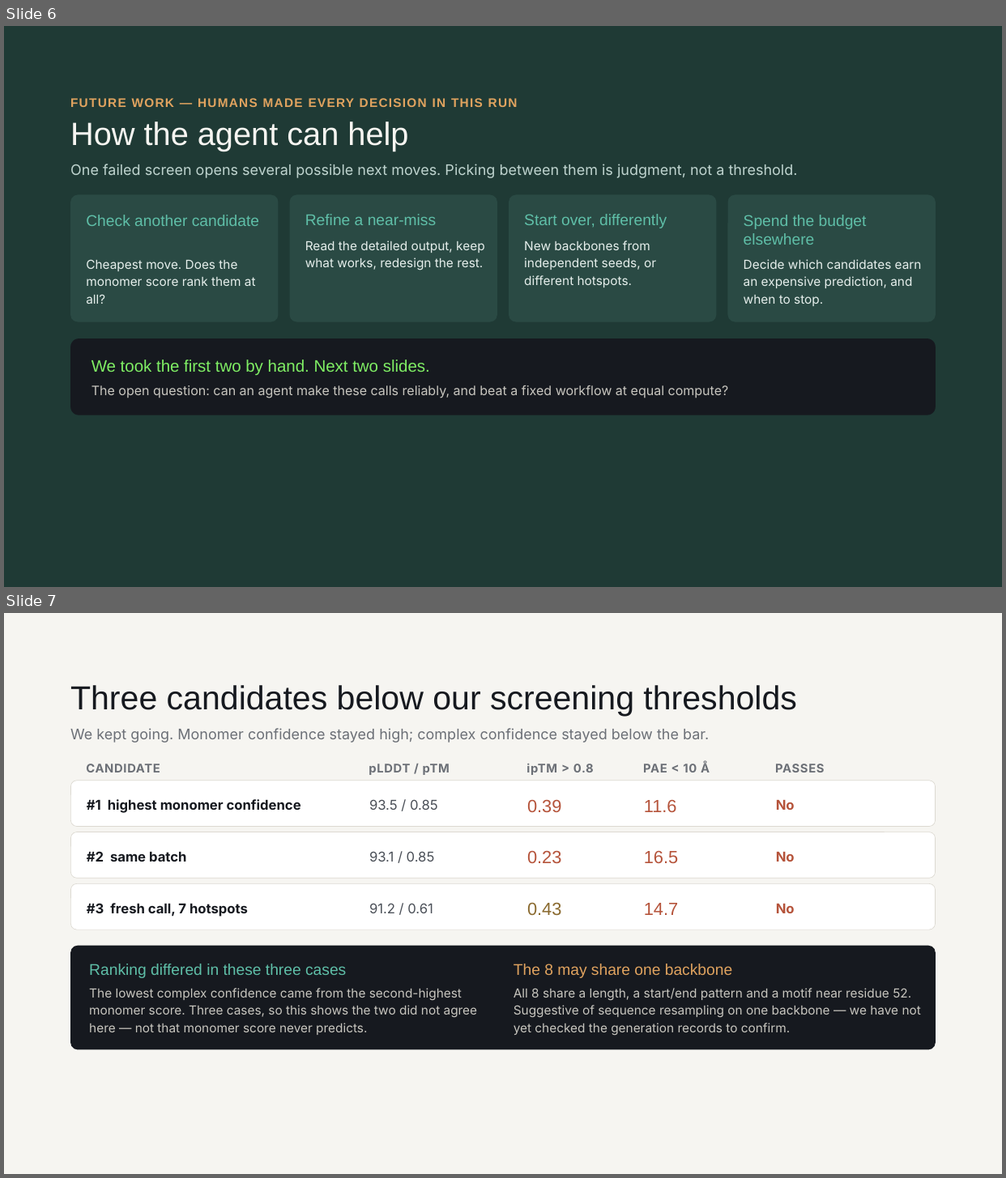
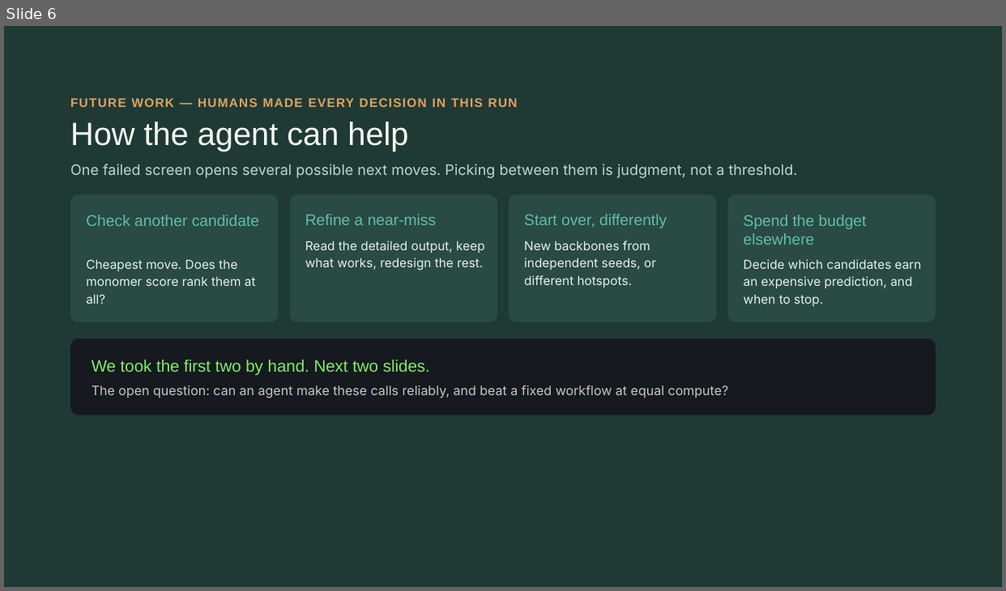
Before and after one commit to colehurwitz/binder-design-agent, a slide deck: Binder Design Agent.pptx. Shown one above the other, each under a label of ours: slides 6 and 7 before the commit, slide 6 after it. The pictures are 1006x1178 and 1006x591 pixels, drawn with LibreOffice and Linux fonts; fonts in the diff are those of the drawing. Boxes give left, top, right and bottom in pixels: in the first picture for what was removed or moved away, otherwise in the second. Text is boxed around its words. In the diff, an @@ line names an element or a change of style, - is before the commit and + after.

```diff
--- a/Binder Design Agent.pptx
+++ b/Binder Design Agent.pptx
@@ slide 7 removed at <box>4,613,1002,1174</box>, background #F6F5F1 @@
@@ text removed at <box>70,685,796,716</box> @@
-Three candidates below our screening thresholds
@@ text removed at <box>70,728,709,743</box> @@
-We kept going. Monomer confidence stayed high; complex confidence stayed below the bar.
@@ rounded rectangle removed at <box>70,781,936,826</box> @@
@@ text removed at <box>86,764,160,773</box> @@
-CANDIDATE
@@ text removed at <box>368,764,450,775</box> @@
-pLDDT / pTM
@@ text removed at <box>526,764,594,775</box> @@
-ipTM > 0.8
@@ text removed at <box>643,762,710,773</box> @@
-PAE < 10 Å
@@ text removed at <box>775,764,824,773</box> @@
-PASSES
@@ text removed at <box>87,799,301,813</box> @@
-#1 highest monomer confidence
@@ text removed at <box>369,799,438,810</box> @@
-93.5 / 0.85
@@ text removed at <box>527,799,561,812</box> @@
-0.39
@@ text removed at <box>644,800,677,812</box> @@
-11.6
@@ text removed at <box>776,800,795,810</box> @@
-No
@@ rounded rectangle removed at <box>70,833,936,878</box> @@
@@ text removed at <box>87,851,186,862</box> @@
-#2 same batch
@@ text removed at <box>369,851,435,862</box> @@
-93.1 / 0.85
@@ text removed at <box>527,850,561,863</box> @@
-0.23
@@ text removed at <box>644,851,678,863</box> @@
-16.5
@@ text removed at <box>776,852,795,862</box> @@
-No
@@ rounded rectangle removed at <box>70,884,936,930</box> @@
@@ text removed at <box>87,903,248,917</box> @@
-#3 fresh call, 7 hotspots
@@ text removed at <box>369,903,433,914</box> @@
-91.2 / 0.61
@@ text removed at <box>527,902,561,916</box> @@
-0.43
@@ text removed at <box>644,903,678,915</box> @@
-14.7
@@ text removed at <box>776,904,795,914</box> @@
-No
@@ rounded rectangle removed at <box>70,945,936,1050</box> @@
@@ text removed at <box>89,964,346,978</box> @@
-Ranking differed in these three cases
@@ text removed at <box>513,964,732,978</box> @@
-The 8 may share one backbone
@@ text removed at <box>89,988,478,1035</box> @@
-The lowest complex confidence came from the second-highest monomer score. Three cases, so this shows the two did not agree here — not that monomer score never predicts.
@@ text removed at <box>513,988,921,1036</box> @@
-All 8 share a length, a start/end pattern and a motif near residue 52. Suggestive of sequence resampling on one backbone — we have not yet checked the generation records to confirm.
```
Also in this commit, not shown: 1 slide changed, 4 slides added, 2 other slides removed, 7 other files.
